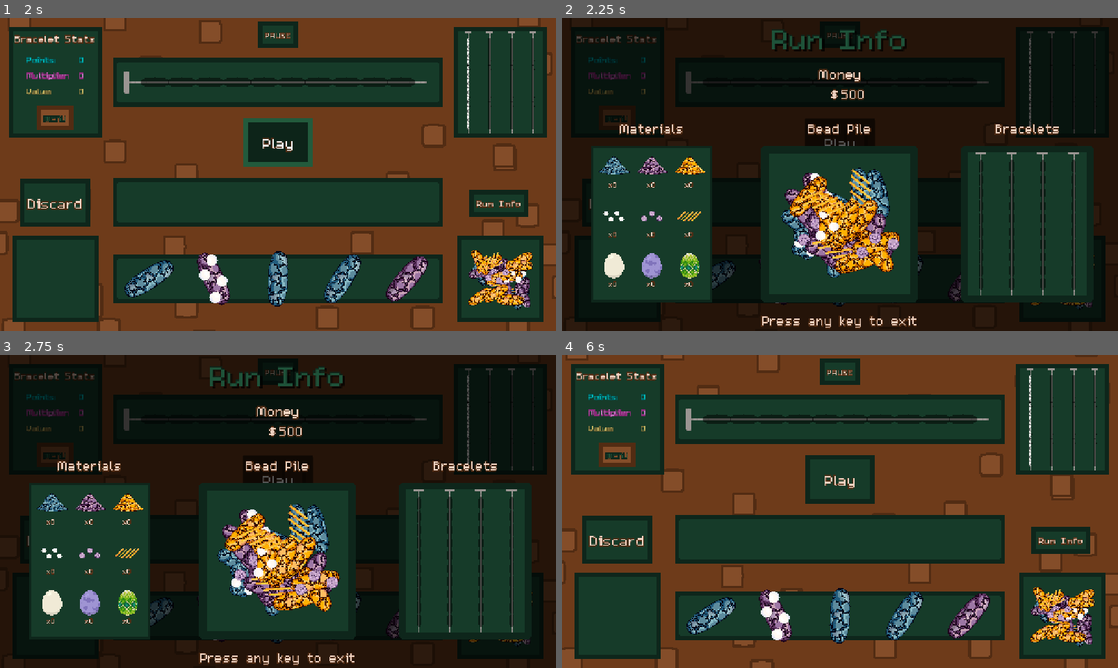
Above: before the commit, frames 1-4 (two rows, left to right).
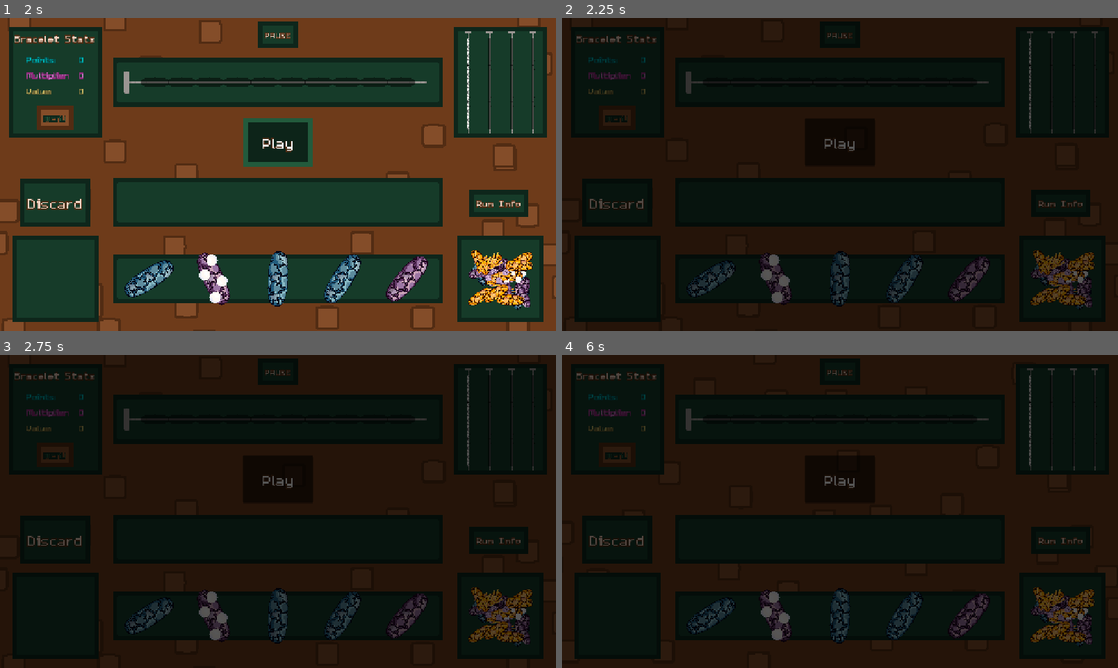
Above: after the commit, the same moments.

Repository: Splashy-Inc/caddishack
Game: Godot game, scene res://SCENES/screen_manager.tscn
Two runs of this game, one before a commit and one after it. Both use one fixed random seed, a clock stepped at 60 frames per second and the inputs below. The engine's default icon, where the game draws it, is replaced by a stand-in: a white triangle on a blue panel in a dark square.
Inputs (mouse positions are in pixels of both pictures, inside the frame that each line leads up to):
- Up to frame 1 (2 s): click "Play" at 0.5 s; click "Play" at 1.25 s
- Up to frame 2 (2.25 s): tap Enter at 2 s; move the mouse to (1029, 43) at 2.02 s; hold D (right) from 2.03 s (still down); hold O (run_info) from 2.03 s (still down); click (1029, 43) at 2.17 s
- Up to frame 3 (2.75 s): keep holding D (right); keep holding O (run_info)
- Up to frame 4 (6 s): tap Enter every 0.75 s from 2.75 to 5.75 s; move the mouse to (728, 527) at 2.77 s; release D (right) at 2.78 s; release O (run_info) at 2.78 s; hold S (down) 2.78-3.53 s; tap O (run_info) at 2.85, 3.8, 4.35 s; move the mouse to (895, 442) at 3.52 s; press the mouse at (895, 442) at 3.53 s; hold D (right) 3.53-4.28 s; move the mouse to (812, 574) at 4.27 s; release the mouse at (812, 574) at 4.28 s; hold W (up) 4.28-5.03 s; click (812, 574) at 4.42 s; move the mouse to (1006, 558) at 5.02 s; hold O (run_info) 5.03-5.78 s; hold A (left) from 5.03 s (still down); move the mouse to (673, 464) at 5.77 s; click (673, 464) at 5.85 s

Frame 1 is identical in both runs. In frame 2, 34% of the frame differs, in the area x 5-96%, y 3-100%; in frame 3, 34%; in frame 4, 98%, in the area x 0-100%, y 0-100%.
Error after the commit: Attempt to call function 'load_run_info' in base 'null instance' on a null instance. (res://SCRIPTS/GUI/hud.gd:78)

Commit message:
Update HUD scenes for reset

Diff:
--- a/SCENES/GUI/hud.tscn
+++ b/SCENES/GUI/hud.tscn
@@ -1,58 +1,69 @@
-[gd_scene load_steps=8 format=3 uid="uid://do7dpbgd6ku6n"]
+[gd_scene format=3 uid="uid://do7dpbgd6ku6n"]
 
-[ext_resource type="Script" path="res://SCRIPTS/GUI/hud.gd" id="1_w38b1"]
+[ext_resource type="Script" uid="uid://bk6c4vahv6dng" path="res://SCRIPTS/GUI/hud.gd" id="1_w38b1"]
 [ext_resource type="PackedScene" uid="uid://k7ghjsy8g1k0" path="res://SCENES/GUI/main_menu.tscn" id="4_f58rm"]
 [ext_resource type="PackedScene" uid="uid://c6tdu4r5v8bbs" path="res://SCENES/GUI/controls_screen.tscn" id="4_sgjn6"]
 [ext_resource type="PackedScene" uid="uid://c3sldi7g5fcg6" path="res://SCENES/GUI/pause_menu.tscn" id="6_k66bl"]
 [ext_resource type="PackedScene" uid="uid://v65h1k4msxhb" path="res://SCENES/GUI/win_screen.tscn" id="6_s7jfo"]
 [ext_resource type="PackedScene" uid="uid://temjlvcxcb3r" path="res://SCENES/GUI/loss_screen.tscn" id="7_8h0it"]
-[ext_resource type="PackedScene" uid="uid://cnkctrxffor63" path="res://SCENES/CRAFT_STATION/run_info_menu.tscn" id="7_te3by"]
 
-[node name="HUD" type="CanvasLayer"]
+[node name="HUD" type="CanvasLayer" unique_id=2145933357]
 layer = 2
 script = ExtResource("1_w38b1")
 
-[node name="MenuScreens" type="Control" parent="."]
+[node name="MenuScreens" type="Control" parent="." unique_id=1627526831]
 layout_mode = 3
 anchors_preset = 0
 offset_right = 40.0
 offset_bottom = 40.0
 focus_mode = 2
 
-[node name="MenuBackGround" type="ColorRect" parent="MenuScreens"]
+[node name="MenuBackGround" type="ColorRect" parent="MenuScreens" unique_id=1278701508]
 layout_mode = 0
 offset_right = 1280.0
 offset_bottom = 720.0
 color = Color(0, 0, 0, 0.662745)
 
-[node name="MainMenu" parent="MenuScreens" instance=ExtResource("4_f58rm")]
+[node name="MainMenu" parent="MenuScreens" unique_id=786029975 instance=ExtResource("4_f58rm")]
 visible = false
 layout_mode = 1
 offset_right = 640.0
 offset_bottom = 360.0
 
-[node name="ControlsScreen" parent="MenuScreens" instance=ExtResource("4_sgjn6")]
+[node name="ControlsScreen" parent="MenuScreens" unique_id=1678435254 instance=ExtResource("4_sgjn6")]
 visible = false
+layout_mode = 0
+offset_right = 1280.0
+offset_bottom = 720.0
 
-[node name="WinScreen" parent="MenuScreens" instance=ExtResource("6_s7jfo")]
+[node name="WinScreen" parent="MenuScreens" unique_id=2007799528 instance=ExtResource("6_s7jfo")]
 visible = false
+layout_mode = 0
+anchors_preset = 0
+anchor_right = 0.0
+anchor_bottom = 0.0
+grow_horizontal = 1
+grow_vertical = 1
 
-[node name="LossScreen" parent="MenuScreens" instance=ExtResource("7_8h0it")]
+[node name="LossScreen" parent="MenuScreens" unique_id=1291039899 instance=ExtResource("7_8h0it")]
 visible = false
+layout_mode = 0
+anchors_preset = 0
+anchor_right = 0.0
+anchor_bottom = 0.0
+offset_right = 640.0
+offset_bottom = 360.0
+grow_horizontal = 1
+grow_vertical = 1
 
-[node name="PauseMenu" parent="MenuScreens" instance=ExtResource("6_k66bl")]
+[node name="PauseMenu" parent="MenuScreens" unique_id=226899817 instance=ExtResource("6_k66bl")]
 visible = false
 layout_mode = 0
 offset_right = 640.0
 offset_bottom = 360.0
-
-[node name="RunInfoMenu" parent="MenuScreens" instance=ExtResource("7_te3by")]
-visible = false
-layout_mode = 1
 
 [connection signal="button_pressed" from="MenuScreens/MainMenu" to="." method="_on_game_menu_button_pressed"]
 [connection signal="exited" from="MenuScreens/ControlsScreen" to="." method="_on_controls_screen_exited"]
 [connection signal="button_pressed" from="MenuScreens/WinScreen" to="." method="_on_game_menu_button_pressed"]
 [connection signal="button_pressed" from="MenuScreens/LossScreen" to="." method="_on_game_menu_button_pressed"]
 [connection signal="button_pressed" from="MenuScreens/PauseMenu" to="." method="_on_game_menu_button_pressed"]
-[connection signal="exited" from="MenuScreens/RunInfoMenu" to="." method="_go_back_screen"]
--- a/SCENES/GUI/loss_screen.tscn
+++ b/SCENES/GUI/loss_screen.tscn
@@ -1,54 +1,48 @@
-[gd_scene load_steps=3 format=3 uid="uid://temjlvcxcb3r"]
+[gd_scene format=3 uid="uid://temjlvcxcb3r"]
 
-[ext_resource type="Script" path="res://SCRIPTS/GUI/loss_screen.gd" id="1_ig5wj"]
-[ext_resource type="StyleBox" uid="uid://1mss4twkxib3" path="res://RESOURCES/button_box_normal.tres" id="1_kt3cy"]
+[ext_resource type="Script" uid="uid://cq2hynlxai1gw" path="res://SCRIPTS/GUI/loss_screen.gd" id="1_ig5wj"]
+[ext_resource type="StyleBox" uid="uid://clyq3pof6wks3" path="res://RESOURCES/button_box_normal.tres" id="1_kt3cy"]
+[ext_resource type="LabelSettings" uid="uid://bnqjqtejx428p" path="res://RESOURCES/text_title.tres" id="2_p521t"]
 
-[node name="LossScreen" type="Control"]
-custom_minimum_size = Vector2(640, 360)
-layout_mode = 3
-anchors_preset = 0
+[node name="LossScreen" type="PanelContainer" unique_id=13317229]
+anchors_preset = 15
+anchor_right = 1.0
+anchor_bottom = 1.0
+grow_horizontal = 2
+grow_vertical = 2
 script = ExtResource("1_ig5wj")
 
-[node name="MenuContent" type="VBoxContainer" parent="."]
+[node name="MenuContent" type="VBoxContainer" parent="." unique_id=1518162393]
 custom_minimum_size = Vector2(640, 360)
-layout_mode = 0
-offset_right = 255.0
-offset_bottom = 204.0
+layout_mode = 2
 theme_override_constants/separation = 20
 alignment = 1
 
-[node name="Title" type="Label" parent="MenuContent"]
+[node name="Title" type="Label" parent="MenuContent" unique_id=1033274928]
 layout_mode = 2
 theme_override_font_sizes/font_size = 36
 text = "You lose..."
+label_settings = ExtResource("2_p521t")
 horizontal_alignment = 1
 
-[node name="MenuButtons" type="VBoxContainer" parent="MenuContent"]
+[node name="MenuButtons" type="VBoxContainer" parent="MenuContent" unique_id=318630410]
 layout_mode = 2
 size_flags_horizontal = 4
 theme_override_constants/separation = 20
 
-[node name="MainMenuButton" type="Button" parent="MenuContent/MenuButtons"]
+[node name="MainMenuButton" type="Button" parent="MenuContent/MenuButtons" unique_id=1964107711]
 custom_minimum_size = Vector2(100, 20)
 layout_mode = 2
 theme_override_font_sizes/font_size = 18
 theme_override_styles/normal = ExtResource("1_kt3cy")
 text = "Main Menu"
 
-[node name="RestartButton" type="Button" parent="MenuContent/MenuButtons"]
+[node name="RestartButton" type="Button" parent="MenuContent/MenuButtons" unique_id=1121086444]
 custom_minimum_size = Vector2(100, 20)
 layout_mode = 2
 theme_override_font_sizes/font_size = 18
 theme_override_styles/normal = ExtResource("1_kt3cy")
 text = "Restart Level"
 
-[node name="QuitButton" type="Button" parent="MenuContent/MenuButtons"]
-custom_minimum_size = Vector2(100, 20)
-layout_mode = 2
-theme_override_font_sizes/font_size = 18
-theme_override_styles/normal = ExtResource("1_kt3cy")
-text = "Quit"
-
 [connection signal="pressed" from="MenuContent/MenuButtons/MainMenuButton" to="." method="_on_main_menu_button_pressed"]
 [connection signal="pressed" from="MenuContent/MenuButtons/RestartButton" to="." method="_on_restart_button_pressed"]
-[connection signal="pressed" from="MenuContent/MenuButtons/QuitButton" to="." method="_on_quit_button_pressed"]
--- a/SCENES/GUI/win_screen.tscn
+++ b/SCENES/GUI/win_screen.tscn
@@ -1,38 +1,40 @@
-[gd_scene load_steps=5 format=3 uid="uid://v65h1k4msxhb"]
+[gd_scene format=3 uid="uid://v65h1k4msxhb"]
 
 [ext_resource type="StyleBox" uid="uid://clyq3pof6wks3" path="res://RESOURCES/button_box_normal.tres" id="1_mm3s4"]
-[ext_resource type="Script" path="res://SCRIPTS/GUI/win_screen.gd" id="1_ypahy"]
+[ext_resource type="Script" uid="uid://cdup70cvmrpj4" path="res://SCRIPTS/GUI/win_screen.gd" id="1_ypahy"]
 [ext_resource type="LabelSettings" uid="uid://bnqjqtejx428p" path="res://RESOURCES/text_title.tres" id="2_xnvnr"]
 [ext_resource type="Theme" uid="uid://x3hcgv6o4dat" path="res://RESOURCES/brown_text.tres" id="3_alb4w"]
 
-[node name="WinScreen" type="Control"]
-custom_minimum_size = Vector2(640, 360)
-layout_mode = 3
-anchors_preset = 0
+[sub_resource type="StyleBoxEmpty" id="StyleBoxEmpty_rg4ug"]
+
+[node name="WinScreen" type="PanelContainer" unique_id=2063087149]
+anchors_preset = 15
+anchor_right = 1.0
+anchor_bottom = 1.0
+grow_horizontal = 2
+grow_vertical = 2
+theme_override_styles/panel = SubResource("StyleBoxEmpty_rg4ug")
 script = ExtResource("1_ypahy")
 
-[node name="MenuContent" type="VBoxContainer" parent="."]
-custom_minimum_size = Vector2(640, 360)
-layout_mode = 0
-offset_right = 640.0
-offset_bottom = 360.0
+[node name="MenuContent" type="VBoxContainer" parent="." unique_id=1427573881]
+layout_mode = 2
 theme_override_constants/separation = 20
 alignment = 1
 
-[node name="Title" type="Label" parent="MenuContent"]
+[node name="Title" type="Label" parent="MenuContent" unique_id=1807908313]
 layout_mode = 2
 theme_override_font_sizes/font_size = 36
 text = "You win!"
 label_settings = ExtResource("2_xnvnr")
 horizontal_alignment = 1
 
-[node name="MenuButtons" type="VBoxContainer" parent="MenuContent"]
+[node name="MenuButtons" type="VBoxContainer" parent="MenuContent" unique_id=588616915]
 layout_mode = 2
 size_flags_horizontal = 4
 theme = ExtResource("3_alb4w")
 theme_override_constants/separation = 20
 
-[node name="MainMenuButton" type="Button" parent="MenuContent/MenuButtons"]
+[node name="MainMenuButton" type="Button" parent="MenuContent/MenuButtons" unique_id=836833533]
 custom_minimum_size = Vector2(100, 20)
 layout_mode = 2
 theme = ExtResource("3_alb4w")
@@ -40,7 +42,7 @@
 theme_override_styles/normal = ExtResource("1_mm3s4")
 text = "Main Menu"
 
-[node name="RestartButton" type="Button" parent="MenuContent/MenuButtons"]
+[node name="RestartButton" type="Button" parent="MenuContent/MenuButtons" unique_id=1370072666]
 custom_minimum_size = Vector2(100, 20)
 layout_mode = 2
 theme = ExtResource("3_alb4w")
@@ -48,14 +50,5 @@
 theme_override_styles/normal = ExtResource("1_mm3s4")
 text = "Restart Level"
 
-[node name="QuitButton" type="Button" parent="MenuContent/MenuButtons"]
-custom_minimum_size = Vector2(100, 20)
-layout_mode = 2
-theme = ExtResource("3_alb4w")
-theme_override_font_sizes/font_size = 18
-theme_override_styles/normal = ExtResource("1_mm3s4")
-text = "Quit"
-
 [connection signal="pressed" from="MenuContent/MenuButtons/MainMenuButton" to="." method="_on_main_menu_button_pressed"]
 [connection signal="pressed" from="MenuContent/MenuButtons/RestartButton" to="." method="_on_restart_button_pressed"]
-[connection signal="pressed" from="MenuContent/MenuButtons/QuitButton" to="." method="_on_quit_button_pressed"]
--- a/SCRIPTS/GUI/loss_screen.gd
+++ b/SCRIPTS/GUI/loss_screen.gd
@@ -1,4 +1,4 @@
-extends Control
+extends PanelContainer
 
 signal button_pressed
 
@@ -15,6 +15,3 @@
 
 func _on_restart_button_pressed():
 	button_pressed.emit("Restart")
-
-func _on_quit_button_pressed():
-	button_pressed.emit("Quit")
--- a/SCRIPTS/GUI/win_screen.gd
+++ b/SCRIPTS/GUI/win_screen.gd
@@ -1,4 +1,4 @@
-extends Control
+extends PanelContainer
 
 signal button_pressed
 
@@ -15,6 +15,3 @@
 
 func _on_restart_button_pressed():
 	button_pressed.emit("Restart")
-
-func _on_quit_button_pressed():
-	button_pressed.emit("Quit")
--- a/project.godot
+++ b/project.godot
@@ -8,14 +8,17 @@
 
 config_version=5
 
+[animation]
+
+compatibility/default_parent_skeleton_in_mesh_instance_3d=true
+
 [application]
 
 config/name="CaddiShack"
 run/main_scene="res://SCENES/screen_manager.tscn"
-config/features=PackedStringArray("4.3", "GL Compatibility")
+config/features=PackedStringArray("4.6", "GL Compatibility")
+boot_splash/stretch_mode=0
 boot_splash/image="res://SplashySplashScreen.png"
-config/icon="res://ASSETS/Art/ITCH/icon2Gif.png"
-boot_splash/fullsize=false
 config/icon="res://ASSETS/Art/icon.png"
 
 [autoload]
@@ -31,6 +34,10 @@
 window/stretch/mode="canvas_items"
 mouse_cursor/custom_image="res://ASSETS/Art/GUI/Mouse.png"
 mouse_cursor/tooltip_position_offset=Vector2(8, 8)
+
+[dotnet]
+
+project/assembly_name="CaddiShack"
 
 [file_customization]
 
Not shown, added: Dialogs/dialog_data.gd.uid
Not shown, added: RESOURCES/bead_array_info.gd.uid
Not shown, added: RESOURCES/bead_info.gd.uid
Not shown, added: RESOURCES/bracelet_info.gd.uid
Not shown, added: RESOURCES/egg_material_info.gd.uid
Not shown, added: RESOURCES/material_info.gd.uid
Not shown, added: RESOURCES/run_info.gd.uid
Not shown, added: RESOURCES/sand_material_info.gd.uid
Not shown, added: RESOURCES/special_material_info.gd.uid
Not shown, added: RESOURCES/terrarium_info.gd.uid
Not shown, added: SCRIPTS/CRAFT_STATION/bead_pile.gd.uid
Not shown, added: SCRIPTS/CRAFT_STATION/bead_set.gd.uid
(and 32 more such lines)
